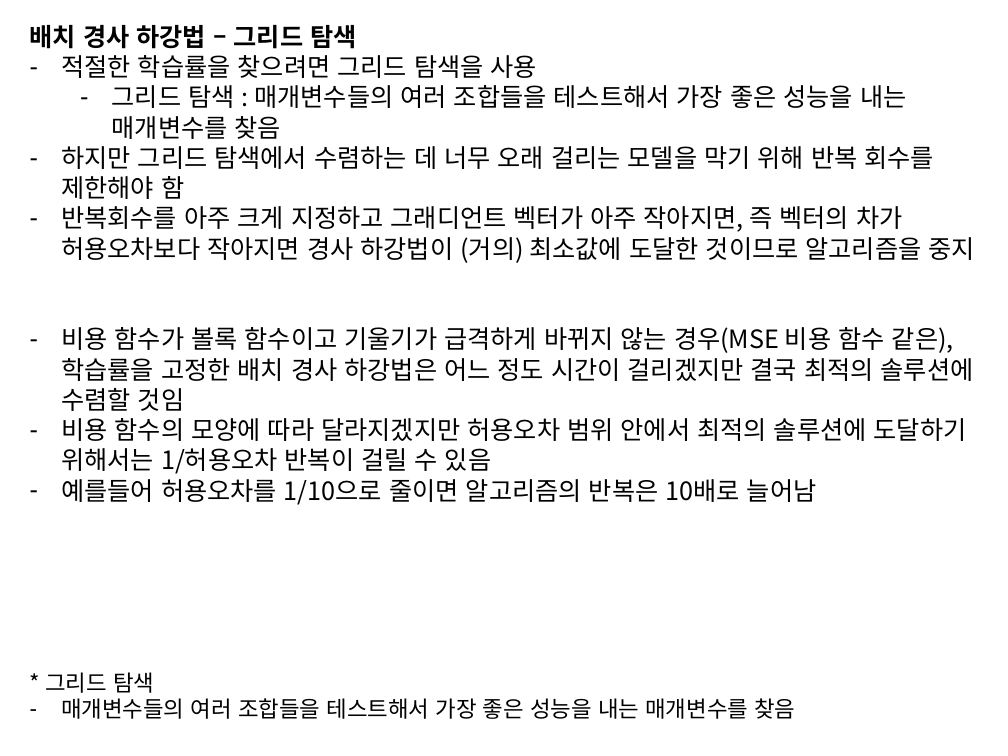
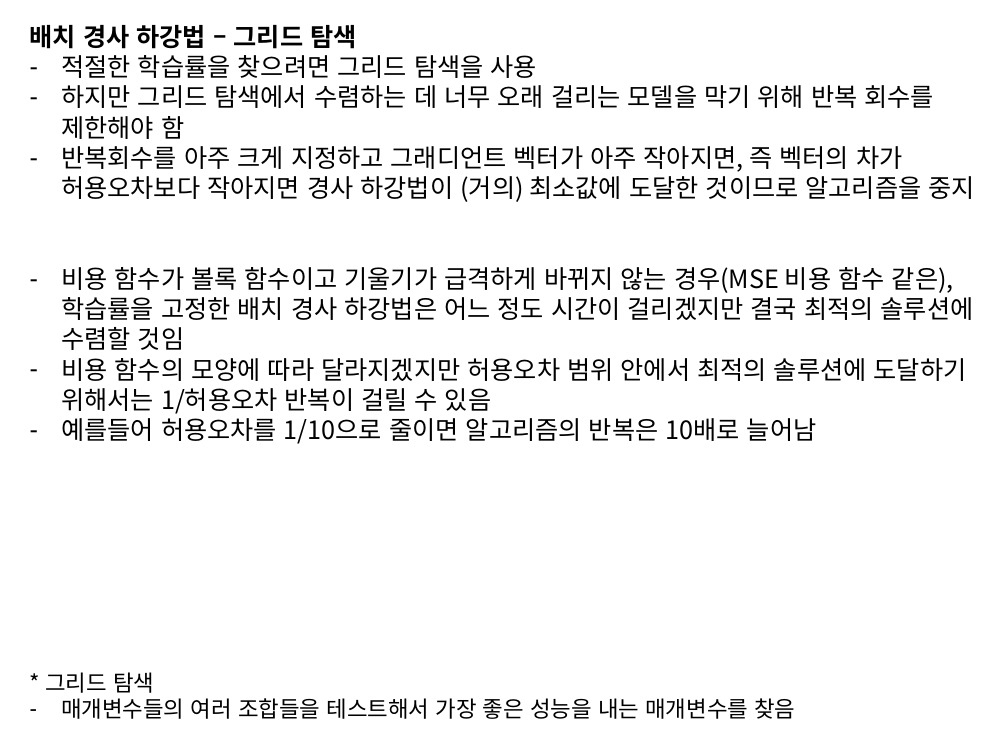
Before and after one commit to gcpugkr/guroflow, a slide deck: slide 15 of hands_on_ml/Chapter4 모델 훈련.pptx (slide 14 before the commit). Drawn at 1008x756 pixels with LibreOffice and Linux fonts; fonts in the diff are those of the drawing. Boxes give left, top, right and bottom in pixels: in the first picture for what was removed or moved away, otherwise in the second. Text is boxed around its words. In the diff, an @@ line names an element or a change of style, - is before the commit and + after.

```diff
--- a/hands_on_ml/Chapter4 모델 훈련.pptx
+++ b/hands_on_ml/Chapter4 모델 훈련.pptx
@@ text at [112,85,906,139]: paragraph removed @@
-  – 그리드 탐색 : 매개변수들의 여러 조합들을 테스트해서 가장 좋은 성능을 내는 매개변수를 찾음
```
Also in this commit, not shown: 1 other slide changed, 2 slides added, 1 slide removed.
